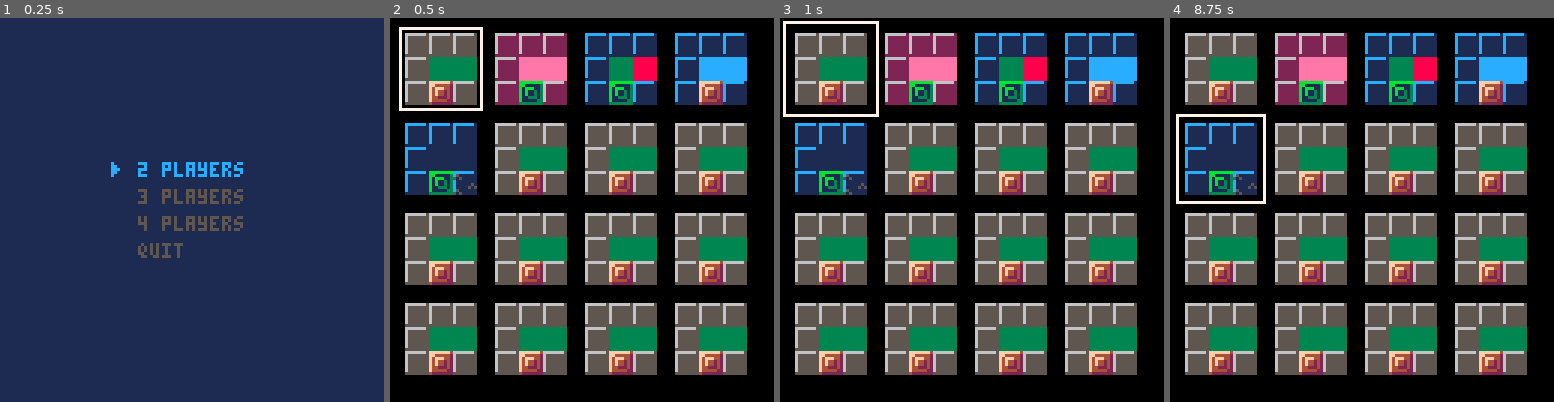
Above: before the commit, frames 1-4 (left to right).
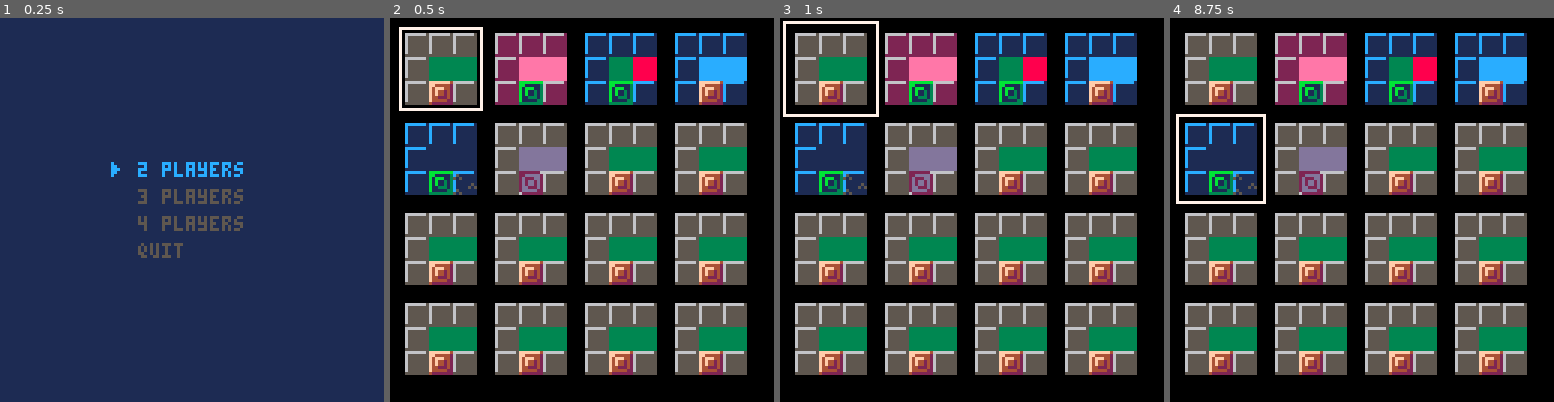
Above: after the commit, the same moments.

Repository: sdegutis/shepherdgame.com
Game: PICO-8 cartridge bomberman.p8
Same seed, same stepped clock (60 frames per second), same inputs: the game is played once before the commit and once after it.
Inputs:
- Up to frame 1 (0.25 s): no input
- Up to frame 2 (0.5 s): tap X (X key) at 0.33 s
- Up to frame 3 (1 s): no input
- Up to frame 4 (8.75 s): tap X (X key) at 1.07, 1.85, 2.97, 4.08, 5.2, 6.32, 7.43, 8.55 s; hold Right 1.6-2.1 s; hold Up 2.15-2.42 s; hold Right 2.47-3.03 s; hold Left 3.08-3.58 s; hold Down 3.63-3.97 s; hold Right 4.02-4.68 s; hold Up 4.73-5.03 s; hold Left 5.08-5.68 s; hold Down 5.73-6.03 s; hold Right 6.08-6.58 s; hold Right 6.63-7.13 s; hold Up 7.18-7.45 s; hold Right 7.5-8.07 s; hold Left 8.12-8.62 s; hold Down from 8.67 s (still down)

Frame 1 is identical in both runs. In frame 2, 1.1% of the frame differs, in the area x 33-47%, y 33-47%; in frame 3, 1.1%; in frame 4, 1.1%.

Commit message:
Daniel's level

Diff:
--- a/bomberman.p8
+++ b/bomberman.p8
@@ -803,14 +803,14 @@
 0000000000feef00000eef0002eeeef000feef00000eef00022222f07ccc7c7c7ccc7c7c000c700065555555c111111162222222c11115150000000000000000
 0000000000eeee00005eee0000fee50000eeee00005eee0000fee500c777cc7c0077cc000007c00065555555c111111162222222c51111110000000000000000
 000000000005050000005000000500000005050000005000000500000c7cccc0007ccc00000cc000555555551111111122222222515111110000000000000000
-00000000004444000044440000000000004444000044440000000000000000000000000000000000fffffff4bbbbbbbbfffffff4cccccccc0000000000000000
-0000000004f1f14004f1f14000444400044444400444444000444400cc777c770000000000000000ff444442bb111113ffddddd2cc2222210000000000000000
-000000000ffffff00ffffff004f1f1400f4444f00f4444f00444444077ccc77c77ccc77c00000000f4fff442b1bbb113fdfffdd2c2ccc2210000000000000000
-0000000000f88f0000f88f000ffffff000ffff0000ffff000f4444f07777cccc7777cccc7777ccccf4f44242b1b11313fdfdd2d2c2c221210000000000000000
-00000000009999000f99990000f88f00009999000f99990000ffff00ccc7c7ccccc7c7ccccc7c7ccf4f44242b1b11313fdfdd2d2c2c221210000000000000000
-0000000000f99f0000099f00009999f000f99f0000099f00009999f077ccc77777ccc77700000000f4422242b1133313fdd222d2c22111210000000000000000
-00000000000440000054400000f44500000440000054400000f44500cc777cc70000000000000000f4444422b1111133fddddd22c22222110000000000000000
-00000000000505000000500000050000000505000000500000050000000000000000000000000000422222223333333342222222111111110000000000000000
+00000000004444000044440000000000004444000044440000000000000000000000000000000000fffffff4bbbbbbbbfffffff4cccccccc22222226dddddddd
+0000000004f1f14004f1f14000444400044444400444444000444400cc777c770000000000000000ff444442bb111113ffddddd2cc22222122ddddd2dddddddd
+000000000ffffff00ffffff004f1f1400f4444f00f4444f00444444077ccc77c77ccc77c00000000f4fff442b1bbb113fdfffdd2c2ccc2212d222dd2dddddddd
+0000000000f88f0000f88f000ffffff000ffff0000ffff000f4444f07777cccc7777cccc7777ccccf4f44242b1b11313fdfdd2d2c2c221212d2dd2d2dddddddd
+00000000009999000f99990000f88f00009999000f99990000ffff00ccc7c7ccccc7c7ccccc7c7ccf4f44242b1b11313fdfdd2d2c2c221212d2dd2d2dddddddd
+0000000000f99f0000099f00009999f000f99f0000099f00009999f077ccc77777ccc77700000000f4422242b1133313fdd222d2c22111212dd222d2dddddddd
+00000000000440000054400000f44500000440000054400000f44500cc777cc70000000000000000f4444422b1111133fddddd22c22222112ddddd22dddddddd
+000000000005050000005000000500000005050000005000000500000000000000000000000000004222222233333333422222221111111162222222dddddddd
 000000000099990000999900000000000099990000999900000000000cc77c7000c77c0000077000000000000000000000000000000000000000000000000000
 0000000009f1f19009f1f19000999900099999900999999000999900077c7cc0007c7c00000c7000000000000000000000000000000000000000000000000000
 000000000ffffff00ffffff009f1f1900f9999f00f9999f00999999007cc7c7000cc7c00000c7000000000000000000000000000000000000000000000000000
@@ -1062,20 +1062,20 @@
 1a0a0a0a0a0a0a0a0a0a0a0a0a0a1a001c0c0c0c0c0c0c0c0c0c0c0c0c0c1c001b0a0f0a0f0a0f0a0f0a0f0a0f0a1b001b0b0b0b0b0b0b0b0b0b0b0b0b0b1b0000000000000000000000000000000000000000000000000000000000000000000000000000000000000000000000000000000000000000000000000000000000
 1a1a1a1a1a1a1a1a1a1a1a1a1a1a1a001c1c1c1c1c1c1c1c1c1c1c1c1c1c1c001b1b1b1b1b1b1b1b1b1b1b1b1b1b1b001b1b1b1b1b1b1b1b1b1b1b1b1b1b1b0000000000000000000000000000000000000000000000000000000000000000000000000000000000000000000000000000000000000000000000000000000000
 0000000000000000000000000000000000000000000000000000000000000000000000000000000000000000000000000000000000000000000000000000000000000000000000000000000000000000000000000000000000000000000000000000000000000000000000000000000000000000000000000000000000000000
-1b1b1b1b1b1b1b1b1b1b1b1b1b1b1b2b1a1a1a1a1a1a1a1a1a1a1a1a1a1a1a2a1a1a1a1a1a1a1a1a1a1a1a1a1a1a1a2a1a1a1a1a1a1a1a1a1a1a1a1a1a1a1a2a00000000000000000000000000000000000000000000000000000000000000000000000000000000000000000000000000000000000000000000000000000000
-1b0d0d0d0d0d0d0d0d0d0d0d0d0d1b001a0a0a0a0a0a0a0a0a0a0a0a0a0a1a001a0a0a0a0a0a0a0a0a0a0a0a0a0a1a001a0a0a0a0a0a0a0a0a0a0a0a0a0a1a0000000000000000000000000000000000000000000000000000000000000000000000000000000000000000000000000000000000000000000000000000000000
-1b0d1d0d1d0d1d0d1d0d1d0d1d0d1b001a0a1a0a1a0a1a0a1a0a1a0a1a0a1a001a0a1a0a1a0a1a0a1a0a1a0a1a0a1a001a0a1a0a1a0a1a0a1a0a1a0a1a0a1a0000000000000000000000000000000000000000000000000000000000000000000000000000000000000000000000000000000000000000000000000000000000
-1b0d0d0d0d0d0d0d0d0d0d0d0d0d1b001a0a0a0a0a0a0a0a0a0a0a0a0a0a1a001a0a0a0a0a0a0a0a0a0a0a0a0a0a1a001a0a0a0a0a0a0a0a0a0a0a0a0a0a1a0000000000000000000000000000000000000000000000000000000000000000000000000000000000000000000000000000000000000000000000000000000000
-1b0d1d0d1d0d1d0d1d0d1d0d1d0d1b001a0a1a0a1a0a1a0a1a0a1a0a1a0a1a001a0a1a0a1a0a1a0a1a0a1a0a1a0a1a001a0a1a0a1a0a1a0a1a0a1a0a1a0a1a0000000000000000000000000000000000000000000000000000000000000000000000000000000000000000000000000000000000000000000000000000000000
-1b0d0d0d0d0d0d0d0d0d0d0d0d0d1b001a0a0a0a0a0a0a0a0a0a0a0a0a0a1a001a0a0a0a0a0a0a0a0a0a0a0a0a0a1a001a0a0a0a0a0a0a0a0a0a0a0a0a0a1a0000000000000000000000000000000000000000000000000000000000000000000000000000000000000000000000000000000000000000000000000000000000
-1b0d1d0d1d0d1d0d1d0d1d0d1d0d1b001a0a1a0a1a0a1a0a1a0a1a0a1a0a1a001a0a1a0a1a0a1a0a1a0a1a0a1a0a1a001a0a1a0a1a0a1a0a1a0a1a0a1a0a1a0000000000000000000000000000000000000000000000000000000000000000000000000000000000000000000000000000000000000000000000000000000000
-1b0d0d0d0d0d0d0d0d0d0d0d0d0d1b001a0a0a0a0a0a0a0a0a0a0a0a0a0a1a001a0a0a0a0a0a0a0a0a0a0a0a0a0a1a001a0a0a0a0a0a0a0a0a0a0a0a0a0a1a0000000000000000000000000000000000000000000000000000000000000000000000000000000000000000000000000000000000000000000000000000000000
-1b0d1d0d1d0d1d0d1d0d1d0d1d0d1b001a0a1a0a1a0a1a0a1a0a1a0a1a0a1a001a0a1a0a1a0a1a0a1a0a1a0a1a0a1a001a0a1a0a1a0a1a0a1a0a1a0a1a0a1a0000000000000000000000000000000000000000000000000000000000000000000000000000000000000000000000000000000000000000000000000000000000
-1b0d0d0d0d0d0d0d0d0d0d0d0d0d1b001a0a0a0a0a0a0a0a0a0a0a0a0a0a1a001a0a0a0a0a0a0a0a0a0a0a0a0a0a1a001a0a0a0a0a0a0a0a0a0a0a0a0a0a1a0000000000000000000000000000000000000000000000000000000000000000000000000000000000000000000000000000000000000000000000000000000000
-1b0d1d0d1d0d1d0d1d0d1d0d1d0d1b001a0a1a0a1a0a1a0a1a0a1a0a1a0a1a001a0a1a0a1a0a1a0a1a0a1a0a1a0a1a001a0a1a0a1a0a1a0a1a0a1a0a1a0a1a0000000000000000000000000000000000000000000000000000000000000000000000000000000000000000000000000000000000000000000000000000000000
-1b0d0d0d0d0d0d0d0d0d0d0d0d0d1b001a0a0a0a0a0a0a0a0a0a0a0a0a0a1a001a0a0a0a0a0a0a0a0a0a0a0a0a0a1a001a0a0a0a0a0a0a0a0a0a0a0a0a0a1a0000000000000000000000000000000000000000000000000000000000000000000000000000000000000000000000000000000000000000000000000000000000
-1b0d1d0d1d0d1d0d1d0d1d0d1d0d1b001a0a1a0a1a0a1a0a1a0a1a0a1a0a1a001a0a1a0a1a0a1a0a1a0a1a0a1a0a1a001a0a1a0a1a0a1a0a1a0a1a0a1a0a1a0000000000000000000000000000000000000000000000000000000000000000000000000000000000000000000000000000000000000000000000000000000000
-1b0d0d0d0d0d0d0d0d0d0d0d0d0d1b001a0a0a0a0a0a0a0a0a0a0a0a0a0a1a001a0a0a0a0a0a0a0a0a0a0a0a0a0a1a001a0a0a0a0a0a0a0a0a0a0a0a0a0a1a0000000000000000000000000000000000000000000000000000000000000000000000000000000000000000000000000000000000000000000000000000000000
+1b1b1b1b1b1b1b1b1b1b1b1b1b1b1b2b1a1a1a1a1a1a1a1a1a1a1a1a1a1a1a2e1a1a1a1a1a1a1a1a1a1a1a1a1a1a1a2a1a1a1a1a1a1a1a1a1a1a1a1a1a1a1a2a00000000000000000000000000000000000000000000000000000000000000000000000000000000000000000000000000000000000000000000000000000000
+1b0d0d0d0d0d0d0d0d0d0d0d0d0d1b001a2f2f1a2f2f1a1a2f2f2f2f2f2f1a001a0a0a0a0a0a0a0a0a0a0a0a0a0a1a001a0a0a0a0a0a0a0a0a0a0a0a0a0a1a0000000000000000000000000000000000000000000000000000000000000000000000000000000000000000000000000000000000000000000000000000000000
+1b0d1d0d1d0d1d0d1d0d1d0d1d0d1b001a2f1a2f2f2f2f2f2f2f2f1a1a2f1a001a0a1a0a1a0a1a0a1a0a1a0a1a0a1a001a0a1a0a1a0a1a0a1a0a1a0a1a0a1a0000000000000000000000000000000000000000000000000000000000000000000000000000000000000000000000000000000000000000000000000000000000
+1b0d0d0d0d0d0d0d0d0d0d0d0d0d1b001a2f1a2f2f2f2f2f2f2f2f2f2f1a1a001a0a0a0a0a0a0a0a0a0a0a0a0a0a1a001a0a0a0a0a0a0a0a0a0a0a0a0a0a1a0000000000000000000000000000000000000000000000000000000000000000000000000000000000000000000000000000000000000000000000000000000000
+1b0d1d0d1d0d1d0d1d0d1d0d1d0d1b001a2f2f2f2f1a2f1a2f1a2f2f2f2f1a001a0a1a0a1a0a1a0a1a0a1a0a1a0a1a001a0a1a0a1a0a1a0a1a0a1a0a1a0a1a0000000000000000000000000000000000000000000000000000000000000000000000000000000000000000000000000000000000000000000000000000000000
+1b0d0d0d0d0d0d0d0d0d0d0d0d0d1b001a2f2f2f1a1a2f2f2f1a1a2f2f2f1a001a0a0a0a0a0a0a0a0a0a0a0a0a0a1a001a0a0a0a0a0a0a0a0a0a0a0a0a0a1a0000000000000000000000000000000000000000000000000000000000000000000000000000000000000000000000000000000000000000000000000000000000
+1b0d1d0d1d0d1d0d1d0d1d0d1d0d1b001a2f2f2f2f2f2f2f2f2f2f2f2f1a1a001a0a1a0a1a0a1a0a1a0a1a0a1a0a1a001a0a1a0a1a0a1a0a1a0a1a0a1a0a1a0000000000000000000000000000000000000000000000000000000000000000000000000000000000000000000000000000000000000000000000000000000000
+1b0d0d0d0d0d0d0d0d0d0d0d0d0d1b001a1a2f2f1a2f2f1a2f2f1a2f2f1a1a001a0a0a0a0a0a0a0a0a0a0a0a0a0a1a001a0a0a0a0a0a0a0a0a0a0a0a0a0a1a0000000000000000000000000000000000000000000000000000000000000000000000000000000000000000000000000000000000000000000000000000000000
+1b0d1d0d1d0d1d0d1d0d1d0d1d0d1b001a1a2f2f2f2f2f2f2f2f2f2f2f2f1a001a0a1a0a1a0a1a0a1a0a1a0a1a0a1a001a0a1a0a1a0a1a0a1a0a1a0a1a0a1a0000000000000000000000000000000000000000000000000000000000000000000000000000000000000000000000000000000000000000000000000000000000
+1b0d0d0d0d0d0d0d0d0d0d0d0d0d1b001a2f2f2f1a1a2f2f2f1a1a2f2f2f1a001a0a0a0a0a0a0a0a0a0a0a0a0a0a1a001a0a0a0a0a0a0a0a0a0a0a0a0a0a1a0000000000000000000000000000000000000000000000000000000000000000000000000000000000000000000000000000000000000000000000000000000000
+1b0d1d0d1d0d1d0d1d0d1d0d1d0d1b001a2f2f2f2f1a2f1a2f1a2f2f2f2f1a001a0a1a0a1a0a1a0a1a0a1a0a1a0a1a001a0a1a0a1a0a1a0a1a0a1a0a1a0a1a0000000000000000000000000000000000000000000000000000000000000000000000000000000000000000000000000000000000000000000000000000000000
+1b0d0d0d0d0d0d0d0d0d0d0d0d0d1b001a1a2f2f2f2f2f2f2f2f2f2f1a2f1a001a0a0a0a0a0a0a0a0a0a0a0a0a0a1a001a0a0a0a0a0a0a0a0a0a0a0a0a0a1a0000000000000000000000000000000000000000000000000000000000000000000000000000000000000000000000000000000000000000000000000000000000
+1b0d1d0d1d0d1d0d1d0d1d0d1d0d1b001a2f1a1a2f2f2f2f2f2f2f2f1a2f1a001a0a1a0a1a0a1a0a1a0a1a0a1a0a1a001a0a1a0a1a0a1a0a1a0a1a0a1a0a1a0000000000000000000000000000000000000000000000000000000000000000000000000000000000000000000000000000000000000000000000000000000000
+1b0d0d0d0d0d0d0d0d0d0d0d0d0d1b001a2f2f2f2f2f2f1a1a2f2f1a2f2f1a001a0a0a0a0a0a0a0a0a0a0a0a0a0a1a001a0a0a0a0a0a0a0a0a0a0a0a0a0a1a0000000000000000000000000000000000000000000000000000000000000000000000000000000000000000000000000000000000000000000000000000000000
 1b1b1b1b1b1b1b1b1b1b1b1b1b1b1b001a1a1a1a1a1a1a1a1a1a1a1a1a1a1a001a1a1a1a1a1a1a1a1a1a1a1a1a1a1a001a1a1a1a1a1a1a1a1a1a1a1a1a1a1a0000000000000000000000000000000000000000000000000000000000000000000000000000000000000000000000000000000000000000000000000000000000
 
 
